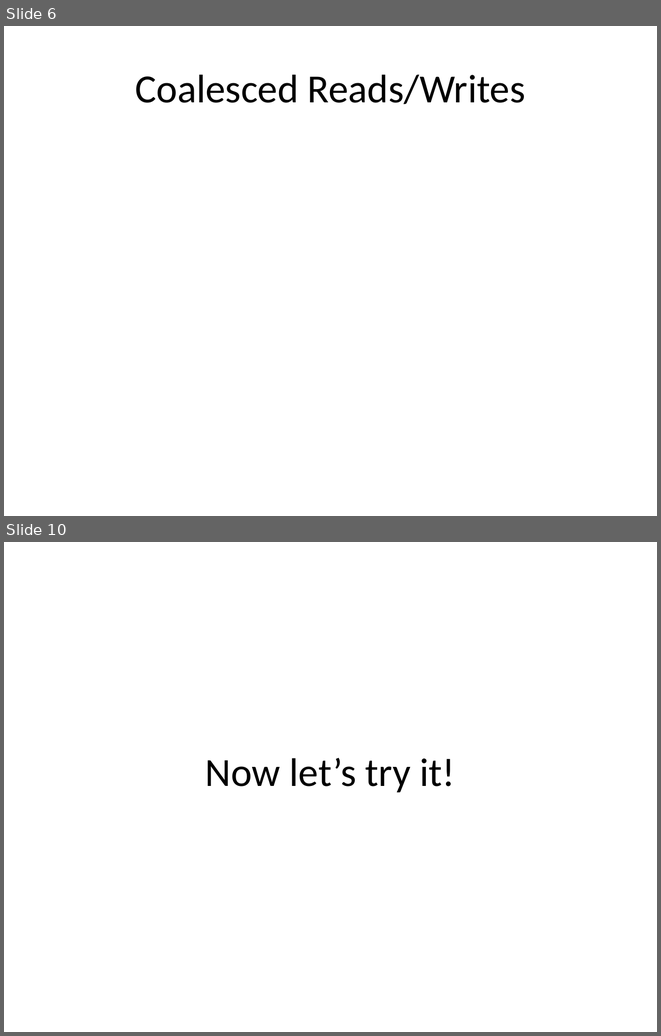
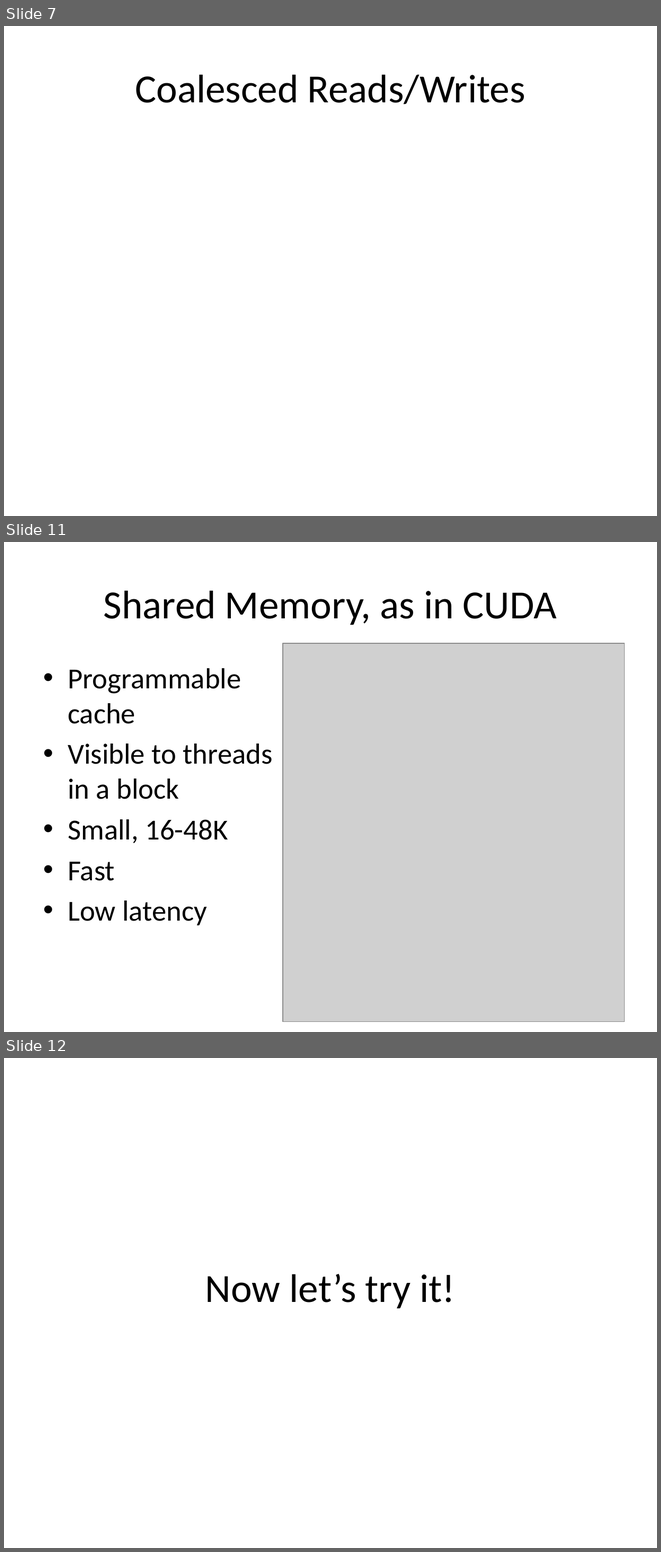
Before and after one commit to sellitforcache/cuda_tut, a slide deck: cuda_tut.pptx. Shown one above the other, each under a label of ours: slides 6 and 10 before the commit, slides 7, 11 and 12 after it; the slides between them are not shown. The pictures are 661x1036 and 661x1552 pixels, drawn with LibreOffice and Linux fonts; fonts in the diff are those of the drawing; grey boxes stand for pictures. Boxes give left, top, right and bottom in pixels: in the first picture for what was removed or moved away, otherwise in the second. Text is boxed around its words. In the diff, an @@ line names an element or a change of style, - is before the commit and + after.

```diff
--- a/cuda_tut.pptx
+++ b/cuda_tut.pptx
@@ slide 11 added at <box>4,542,657,1032</box>, background #FFFFFF @@
@@ title added at <box>104,590,557,625</box>, 44 pt, text #000000 @@
+Shared Memory, as in CUDA
@@ picture added at <box>283,643,624,1021</box> @@
@@ text added at <box>68,668,273,925</box>, 32 pt, text #000000 @@
+• Programmable cache
+• Visible to threads in a block
+• Small, 16-48K
+• Fast
+• Low latency
@@ what was slide 6 is now slide 7 @@
@@ what was slide 10 is now slide 12 @@
```
Also in this commit, not shown: 6 slides changed, 2 other slides added, 1 slide removed.
